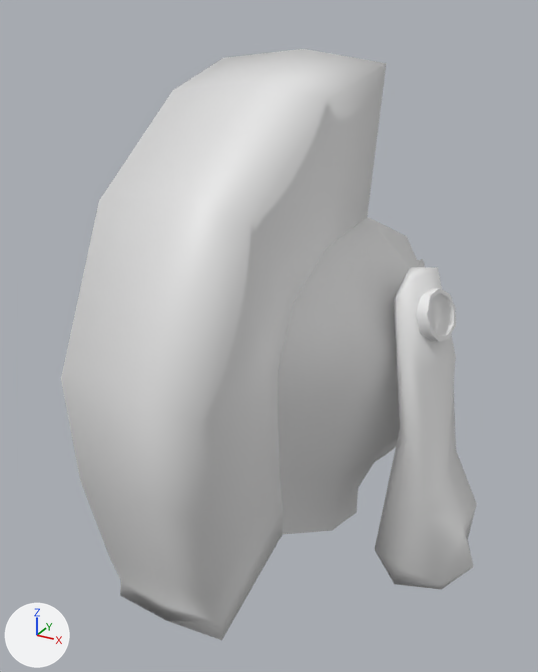
What one commit did to the FBX model Content/Driver/SKM_Driver_Head.fbx.
Camera for both pictures: a 50 mm camera at (0.612, -1.215, 2.794) aimed at (-0.018, -0.07, 2.222). The axes (+X, +Y, +Z) are drawn at lower left. The lights are the same throughout. Where no turn or scale is listed for an object, it has been applied to the vertices. Vertices at the same position are counted once.

The first picture shows 'head'.
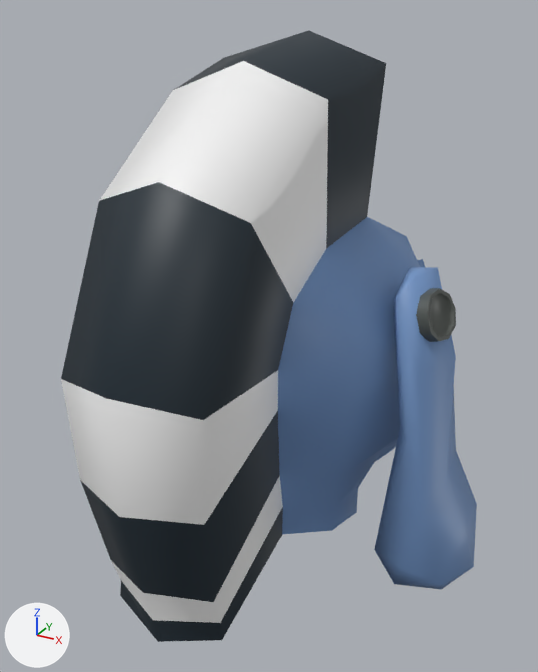
Where the newer file only moved an object's origin or applied its transform, the numbers keep the older frame.

Changed parts and their boxes (x1, y1, x2, y2) in the pictures (538 x 672 px; the box of a moved part takes in the faces that stretch with it):
'head', reshaped
    before: (61, 49, 477, 640)
    after: (61, 30, 477, 642)
part 1 of me_astronaut_002, moved or reshaped
    before: (61, 49, 386, 640)
    after: (61, 30, 386, 642)
part 2 of me_astronaut_002, recoloured (grey to blue)
    both: (374, 267, 470, 589)

The change in detail:
Picture 'T_ColorPallet_1.PNG' (img_t_colorpallet_1_png) is new.
Material 'Material' (mat_material) is new.
Its texture is img_t_colorpallet_1_png.
me_astronaut_002 is used by ob_head; location (0.0, 0.0, 0.0).
me_astronaut_002 had 483 vertices, 940 faces and spanned x -0.412..0.412, y -0.517..0.49, z 1.802..2.731.
me_astronaut_002 now has 479 vertices, 512 faces and spans x -0.412..0.412, y -0.551..0.49, z 1.802..2.76.
me_astronaut_002 part 1: 16 vertices removed from x -0.28..0.28, y -0.517..0.075, z 1.855..2.731; 12 vertices added at x -0.271..0.271, y -0.551..0.25, z 1.831..2.76.
me_astronaut_002 part 2: 122 faces spanning x -0.412..0.412, y -0.197..0.223, z 1.809..2.395 switch from no material to mat_material (picture img_t_colorpallet_1_png).
